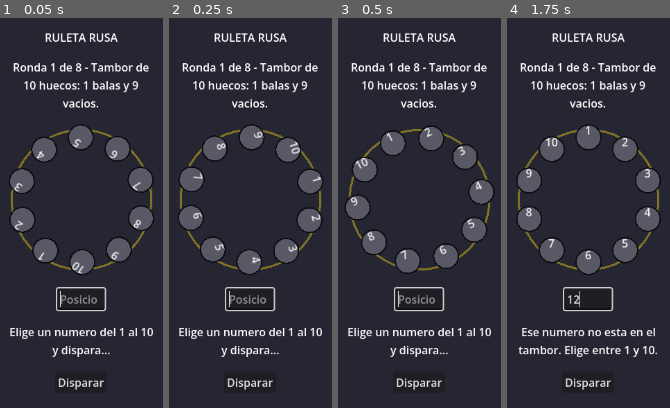
Above: before the commit, frames 1-4 (left to right).
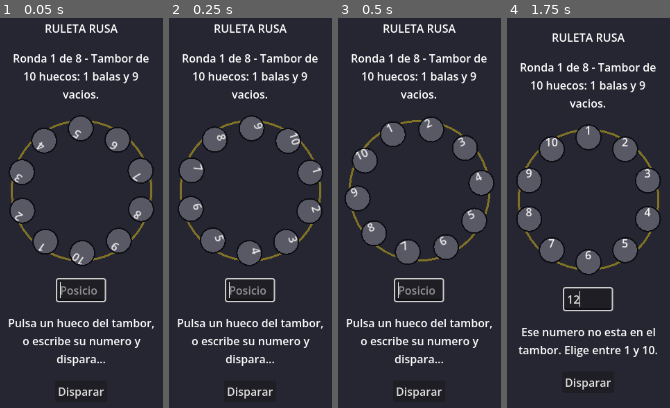
Above: after the commit, the same moments.

Repository: IzanVil/last-click-game
Game: Godot game, scene res://scenes/MainGame.tscn
The game is run twice, just before and just after one commit, with the same random seed, the same clock (stepped at 60 frames per second) and the same inputs.
Inputs (mouse positions are in pixels of both pictures, inside the frame that each line leads up to):
- Up to frame 1 (0.05 s): no input
- Up to frame 2 (0.25 s): no input
- Up to frame 3 (0.5 s): no input
- Up to frame 4 (1.75 s): click "Disparar" at 0.5 s; click (588, 298) at 1.27 s; type "12" at 1.35 s

The runs differ from the first frame. In frame 1, 20% of the frame differs, in the area x 4-95%, y 1-98%; in frame 2, 20%; in frame 3, 20%, in the area x 4-96%, y 1-98%; in frame 4, nothing differs.

Commit message:
2d: tambor pulsable y revelado completo al perder
El tambor ya salia dibujado con sus diez huecos numerados, pero para
jugar habia que teclear el numero en una caja: la informacion estaba en
pantalla y la interaccion en otro sitio.

- TamborView emite hueco_pulsado(numero) al hacer clic en un hueco, con
  resaltado al pasar el raton y cursor de mano. La caja de texto sigue
  funcionando: es la via de teclado, no la unica.
- centro_hueco() se hace publica y la comparten _draw() y hueco_en(), a
  proposito: si el hit-testing tuviera su propia copia de la geometria,
  podrian desalinearse y pulsar un hueco dispararia a otro sin que nada
  fallara de forma visible.
- Los clicks se ignoran mientras el tambor gira: los huecos se mueven
  bajo el cursor y darlos por buenos seria disparar a un numero
  distinto del que el jugador cree estar pulsando.
- Al perder, revelar_balas() destapa el resto del tambor. La bala que
  alcanzo al jugador queda como BALA_FATAL (roja viva) y las demas como
  BALA (roja apagada), asi que se ve lo cerca que se estuvo sin perder
  de vista cual fue la fatal. No pisa lo ya revelado.
- En MainGame, el boton, el Enter y el click convergen en
  _intentar_disparo(): antes la lectura de la caja y la logica de
  disparo vivian pegadas en el handler del boton.

Diff:
--- a/2d/MainGame.gd
+++ b/2d/MainGame.gd
@@ -35,14 +35,26 @@
 	_estado.click_seguro.connect(_on_click_seguro)
 	_estado.partida_ganada.connect(_on_partida_ganada)
 	entrada_numero.text_submitted.connect(func(_texto): _on_disparar_btn_pressed())
+	tambor.hueco_pulsado.connect(_on_hueco_pulsado)
 	_estado.iniciar_juego()
 
 
 func _on_disparar_btn_pressed() -> void:
+	_intentar_disparo(entrada_numero.text.to_int())
+
+
+## Pulsar un hueco es otra forma de escribir su numero: se refleja en la
+## caja para que quede claro a que se disparo, y sigue el mismo camino.
+func _on_hueco_pulsado(numero: int) -> void:
+	entrada_numero.text = str(numero)
+	_intentar_disparo(numero)
+
+
+## Unico camino de disparo, venga del boton, del Enter o del tambor.
+func _intentar_disparo(numero: int) -> void:
 	if _disparo_bloqueado:
 		return
 
-	var numero: int = entrada_numero.text.to_int()
 	if not RuletaEstado.es_numero_valido(numero):
 		_estado.disparar(numero)  # deja que RuletaEstado emita entrada_invalida
 		return
@@ -60,7 +72,7 @@
 		"Ronda %d de %d - Tambor de %d huecos: %d balas y %d vacios."
 		% [ronda, RuletaEstado.RONDAS, RuletaEstado.HUECOS, balas, vacios]
 	)
-	etiqueta_resultado.text = ("Elige un numero del 1 al %d y dispara..." % RuletaEstado.HUECOS)
+	etiqueta_resultado.text = "Pulsa un hueco del tambor, o escribe su numero y dispara..."
 	_disparo_bloqueado = false
 	entrada_numero.editable = true
 	disparar_btn.disabled = false
@@ -88,6 +100,7 @@
 	)
 	print("💥 BOOM. Perdiste en la ronda %d. Bala en %d." % [ronda, numero])
 	tambor.revelar(numero, true)
+	tambor.revelar_balas(_estado.posiciones_bala)
 	sonido_disparo.play()
 	sonido_derrota.play()
 	_flash(COLOR_BOOM)
--- a/2d/TamborView.gd
+++ b/2d/TamborView.gd
@@ -1,22 +1,34 @@
 class_name TamborView
 extends Control
-## Vista del tambor de la ruleta: dibuja los huecos en corona y anima el
-## giro y el revelado de un disparo. No conoce reglas del juego (rondas,
-## balas, condicion de victoria): solo pinta los estados que le pasa
-## MainGame.gd via preparar_ronda()/revelar().
-
-enum EstadoHueco { OCULTO, VACIO, BALA }
+## Vista del tambor de la ruleta: dibuja los huecos en corona, deja
+## pulsarlos y anima el giro y el revelado de un disparo. No conoce reglas
+## del juego (rondas, balas, condicion de victoria): solo pinta los
+## estados que le pasa MainGame.gd y avisa de que se pulso un hueco.
+
+## Se emite al pulsar un hueco con el raton, con su numero 1-indexado
+## (el mismo que se ve dibujado). Quien escuche decide si ese disparo
+## procede: aqui no se sabe si la partida esta bloqueada.
+signal hueco_pulsado(numero: int)
+
+enum EstadoHueco {
+	OCULTO,  ## Aun sin disparar.
+	VACIO,  ## Se disparo y estaba vacio.
+	BALA_FATAL,  ## La bala que alcanzo al jugador.
+	BALA,  ## Otra bala del tambor, destapada al perder.
+}
 
 const RADIO_TAMBOR := 90.0
 const RADIO_HUECO := 18.0
 
 const COLOR_HUECO_OCULTO := Color(0.35, 0.35, 0.4, 1)
-const COLOR_HUECO_BALA := Color(0.85, 0.15, 0.15, 1)
+const COLOR_HUECO_BALA_FATAL := Color(0.85, 0.15, 0.15, 1)
+const COLOR_HUECO_BALA := Color(0.45, 0.13, 0.13, 1)
 const COLOR_HUECO_VACIO := Color(0.2, 0.75, 0.35, 1)
 const COLOR_BORDE := Color(0.05, 0.05, 0.08, 1)
 const COLOR_TEXTO := Color(0.95, 0.95, 0.95, 1)
 const COLOR_ANILLO := Color(0.5, 0.45, 0.15, 1)
 const COLOR_TENSION := Color(0.95, 0.85, 0.25, 1)
+const COLOR_HOVER := Color(0.95, 0.95, 0.95, 0.75)
 
 var _num_huecos := 10
 var _estados: Array[int] = []
@@ -25,6 +37,13 @@
 ## el resultado aun no se ha revelado. -1 = ninguno.
 var _hueco_tension := -1
 var _pulso_tension := 0.0
+
+## Hueco (1-indexado) bajo el raton, para resaltarlo. -1 = ninguno.
+var _hueco_hover := -1
+
+## True mientras girar() esta en marcha. Los numeros se mueven bajo el
+## cursor, asi que en ese rato no se aceptan clicks (ver _gui_input).
+var _girando := false
 
 
 func _ready() -> void:
@@ -33,6 +52,69 @@
 	)
 	resized.connect(func(): pivot_offset = size / 2.0)
 	pivot_offset = size / 2.0
+	mouse_exited.connect(_olvidar_hover)
+
+
+## Centro de un hueco (0-indexado) en coordenadas locales.
+##
+## La usan tanto _draw() como hueco_en(): comparten la geometria a
+## proposito, para que lo que se ve dibujado y lo que se puede pulsar no
+## puedan separarse si algun dia cambian los radios o el reparto en
+## corona.
+func centro_hueco(indice: int) -> Vector2:
+	var angulo := -PI / 2.0 + indice * TAU / _num_huecos
+	return size / 2.0 + Vector2(cos(angulo), sin(angulo)) * RADIO_TAMBOR
+
+
+## Numero de hueco (1-indexado) bajo `punto`, en coordenadas locales del
+## nodo, o -1 si el punto no cae dentro de ninguno. El centro del tambor
+## y las esquinas del rectangulo no son de nadie.
+func hueco_en(punto: Vector2) -> int:
+	for indice in range(_num_huecos):
+		if punto.distance_to(centro_hueco(indice)) <= RADIO_HUECO:
+			return indice + 1
+	return -1
+
+
+## Estado que esta mostrando el hueco `numero` (1-indexado), u OCULTO si
+## ese numero no existe en el tambor actual.
+func estado_hueco(numero: int) -> EstadoHueco:
+	var indice := numero - 1
+	if indice < 0 or indice >= _estados.size():
+		return EstadoHueco.OCULTO
+	return _estados[indice] as EstadoHueco
+
+
+func _gui_input(evento: InputEvent) -> void:
+	if evento is InputEventMouseMotion:
+		_actualizar_hover(hueco_en((evento as InputEventMouseMotion).position))
+		return
+
+	var boton := evento as InputEventMouseButton
+	if boton == null or boton.button_index != MOUSE_BUTTON_LEFT or not boton.pressed:
+		return
+	# Mientras el tambor gira, los huecos se mueven bajo el cursor: dar
+	# por bueno el click seria disparar a un numero distinto del que el
+	# jugador creia estar pulsando.
+	if _girando:
+		return
+
+	var numero := hueco_en(boton.position)
+	if numero != -1:
+		accept_event()
+		hueco_pulsado.emit(numero)
+
+
+func _actualizar_hover(numero: int) -> void:
+	if numero == _hueco_hover:
+		return
+	_hueco_hover = numero
+	mouse_default_cursor_shape = CURSOR_POINTING_HAND if numero != -1 else CURSOR_ARROW
+	queue_redraw()
+
+
+func _olvidar_hover() -> void:
+	_actualizar_hover(-1)
 
 
 ## Resetea todos los huecos a "oculto" para una ronda nueva. Se llama al
@@ -49,11 +131,13 @@
 ## No decide el resultado: eso ya lo resolvio RuletaEstado antes de llamar
 ## a revelar(). Es puro adorno para dar tension antes del disparo.
 func girar(duracion: float = 0.7) -> void:
+	_girando = true
 	var vueltas := 2 + randi_range(0, 2)
 	var tween := create_tween()
 	tween.set_trans(Tween.TRANS_CUBIC).set_ease(Tween.EASE_OUT)
 	tween.tween_property(self, "rotation", rotation + TAU * vueltas, duracion)
 	await tween.finished
+	_girando = false
 
 
 ## Late en torno al hueco elegido antes de revelar el resultado: el
@@ -82,13 +166,15 @@
 	queue_redraw()
 
 
-## Marca el hueco `numero` (1-indexado, como lo escribe el jugador) como
-## bala o vacio, y lo resalta con un pequeno "pulso" de escala.
+## Marca el hueco que acaba de disparar el jugador (`numero` 1-indexado,
+## como lo ve en pantalla) y lo resalta con un pulso de escala. Si habia
+## bala queda como BALA_FATAL, que se pinta mas viva que las demas para
+## que se distinga de las que destapa revelar_balas().
 func revelar(numero: int, es_bala: bool) -> void:
 	var indice := numero - 1
 	if indice < 0 or indice >= _estados.size():
 		return
-	_estados[indice] = EstadoHueco.BALA if es_bala else EstadoHueco.VACIO
+	_estados[indice] = EstadoHueco.BALA_FATAL if es_bala else EstadoHueco.VACIO
 	queue_redraw()
 
 	var tween := create_tween()
@@ -96,6 +182,19 @@
 	tween.tween_property(self, "scale", Vector2.ONE, 0.15)
 
 
+## Destapa el resto del tambor al perder, para que se vea lo cerca (o lo
+## lejos) que se estuvo. No pisa lo ya revelado: el hueco fatal sigue
+## siendo BALA_FATAL y los vacios acertados siguen verdes.
+func revelar_balas(balas: Array[int]) -> void:
+	for numero in balas:
+		var indice := numero - 1
+		if indice < 0 or indice >= _estados.size():
+			continue
+		if _estados[indice] == EstadoHueco.OCULTO:
+			_estados[indice] = EstadoHueco.BALA
+	queue_redraw()
+
+
 func _draw() -> void:
 	if _num_huecos <= 0:
 		return
@@ -107,10 +206,11 @@
 	var font_size := 16
 
 	for i in range(_num_huecos):
-		var angulo := -PI / 2.0 + i * TAU / _num_huecos
-		var pos := centro + Vector2(cos(angulo), sin(angulo)) * RADIO_TAMBOR
+		var pos := centro_hueco(i)
 		var color := COLOR_HUECO_OCULTO
 		match _estados[i]:
+			EstadoHueco.BALA_FATAL:
+				color = COLOR_HUECO_BALA_FATAL
 			EstadoHueco.BALA:
 				color = COLOR_HUECO_BALA
 			EstadoHueco.VACIO:
@@ -118,6 +218,9 @@
 
 		draw_circle(pos, RADIO_HUECO, color)
 		draw_arc(pos, RADIO_HUECO, 0, TAU, 24, COLOR_BORDE, 2.0)
+
+		if i + 1 == _hueco_hover and _estados[i] == EstadoHueco.OCULTO:
+			draw_arc(pos, RADIO_HUECO + 3.0, 0, TAU, 24, COLOR_HOVER, 2.0)
 
 		if i == _hueco_tension:
 			var radio_halo := RADIO_HUECO + 4.0 + _pulso_tension * 8.0
